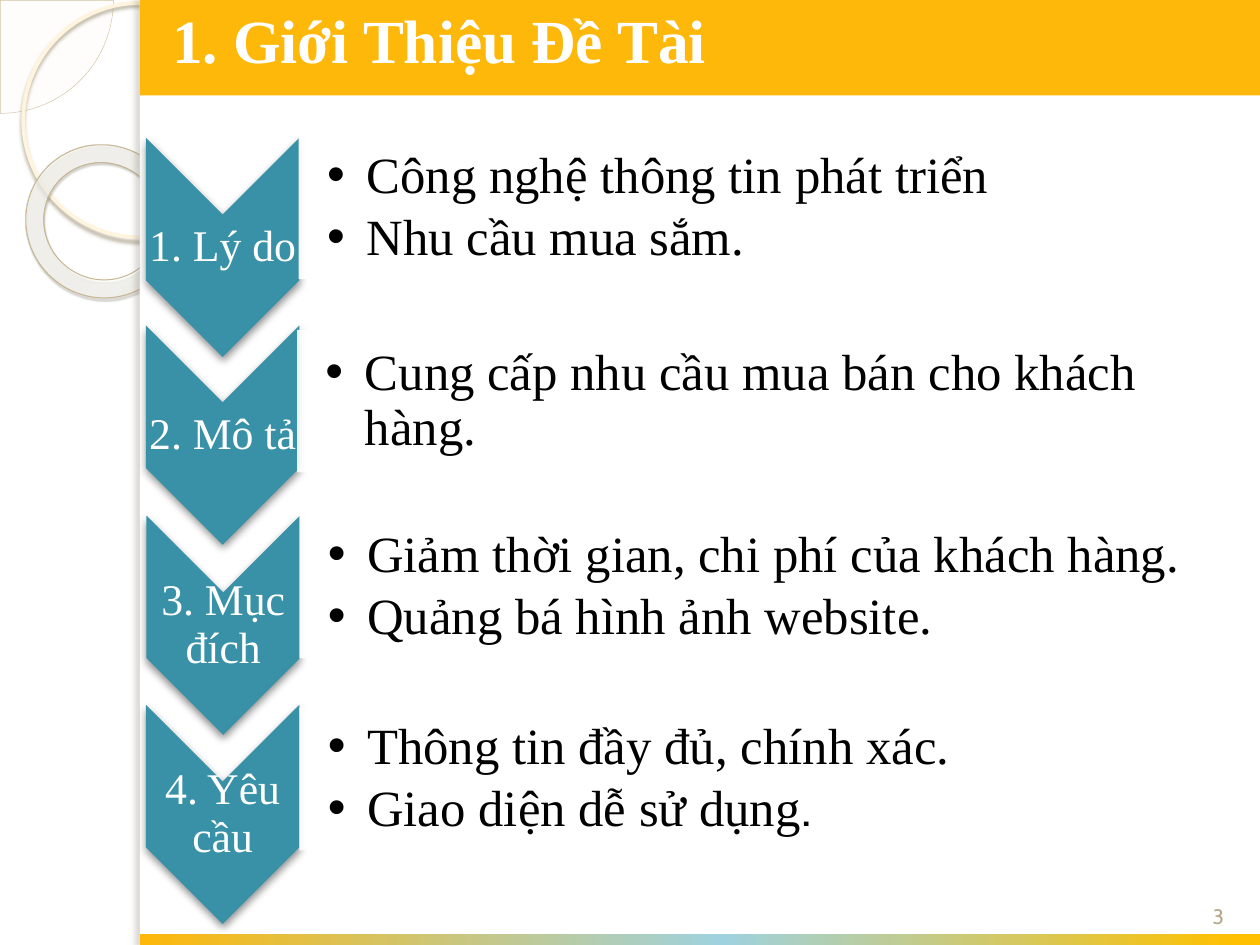
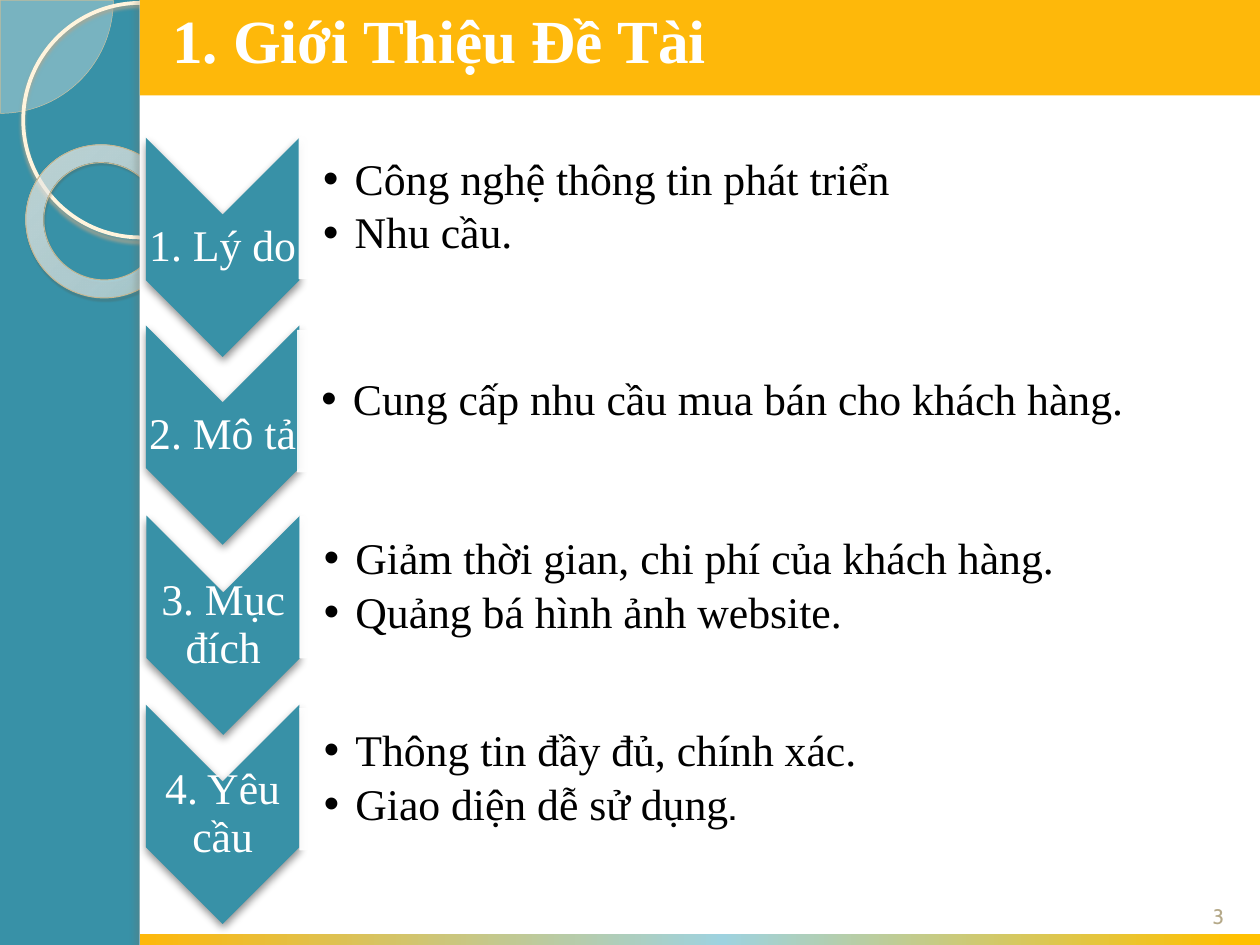
Before and after one commit to chiendv1992/webbanhang, a slide deck: slide 3 of bc/slide bv.pptx. Drawn at 1260x945 pixels with LibreOffice and Linux fonts; fonts in the diff are those of the drawing; background and template pictures are left out. Boxes give left, top, right and bottom in pixels: in the first picture for what was removed or moved away, otherwise in the second. Text is boxed around its words. In the diff, an @@ line names an element or a change of style, - is before the commit and + after.

```diff
--- a/bc/slide bv.pptx
+++ b/bc/slide bv.pptx
@@ background picture (left out) to #3891A7 @@
@@ text at box(355, 163, 890, 203): size 29 to 25 pt in "Công nghệ thông tin phát triển"; indent changed @@
@@ text at box(355, 216, 513, 249): text changed; size 29 to 25 pt @@
-  •• Nhu cầu mua sắm.
+  •• Nhu cầu.
@@ size 29 to 25 pt; indent changed in 3 elements at box(353, 383, 1123, 423), box(355, 543, 1054, 636), box(355, 734, 857, 828) @@
```
Also in this commit, not shown: 12 other slides changed, 5 slides added, 21 other files.
